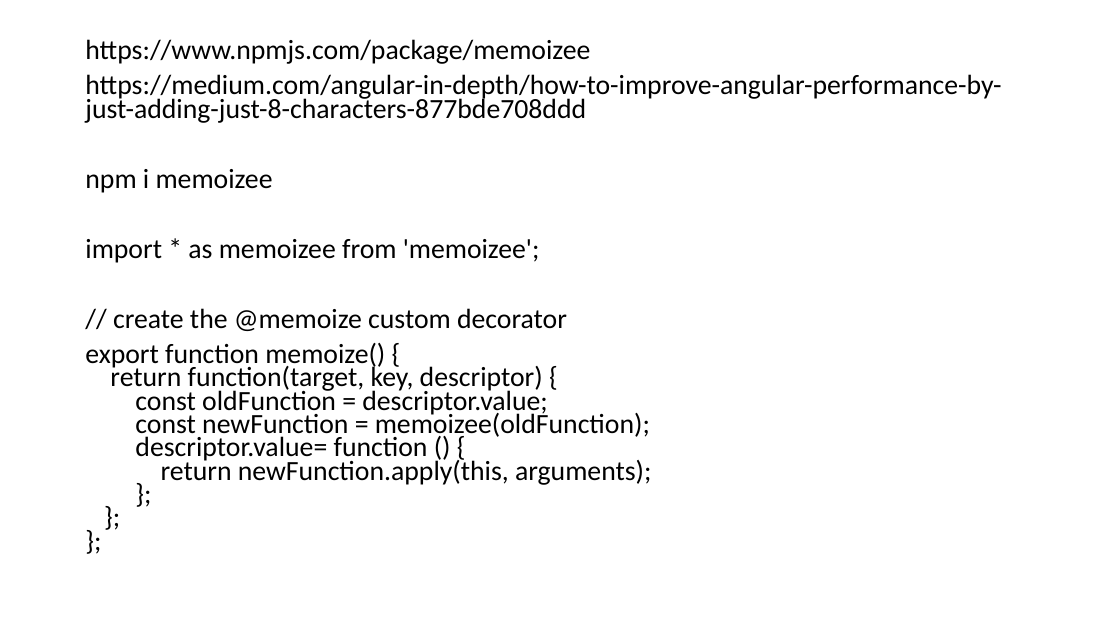
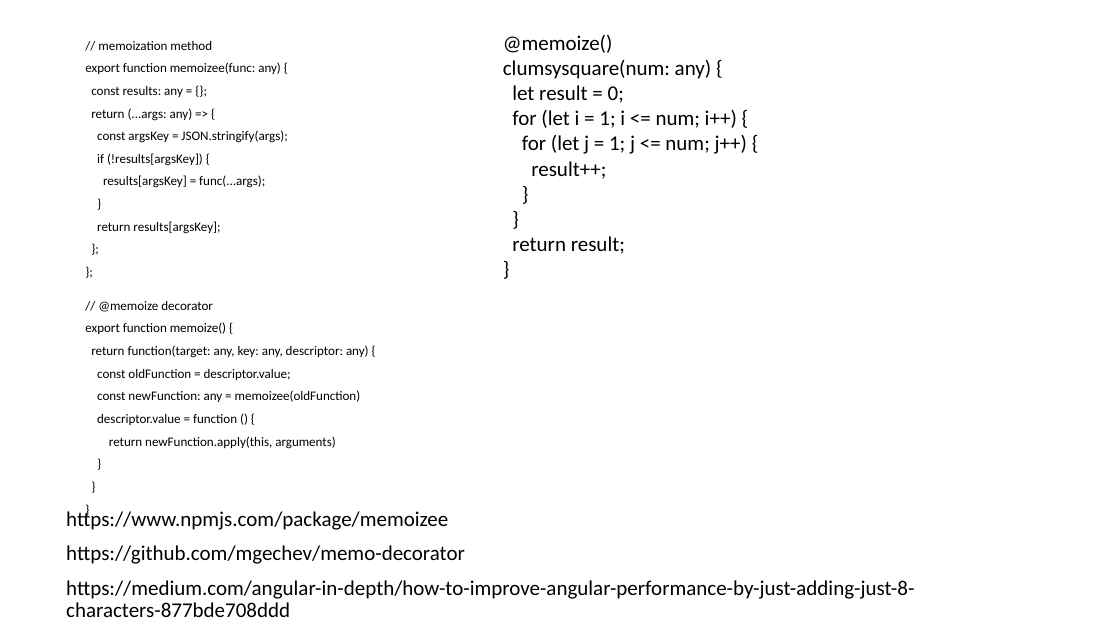
Before and after one commit to marius-oprea/onPush, a slide deck: slide 5 of presentation/Presentation.odp (slide 4 before the commit). Drawn at 1120x630 pixels with LibreOffice and Linux fonts; fonts in the diff are those of the drawing. Boxes give left, top, right and bottom in pixels: in the first picture for what was removed or moved away, otherwise in the second. Text is boxed around its words. In the diff, an @@ line names an element or a change of style, - is before the commit and + after.

```diff
--- a/presentation/Presentation.odp
+++ b/presentation/Presentation.odp
@@ text at [85, 41, 369, 449]: text changed; size 23.8 to 11.2 pt @@
-https://www.npmjs.com/package/memoizee
-https://medium.com/angular-in-depth/how-to-improve-angular-performance-by-just-adding-just-8-characters-877bde708ddd
-npm i memoizee
-import * as memoizee from 'memoizee';
-// create the @memoize custom decorator
-export function memoize() {
-return function(target, key, descriptor) {
-const oldFunction = descriptor.value;
-const newFunction = memoizee(oldFunction);
-descriptor.value= function () {
-return newFunction.apply(this, arguments);
-};
-};
-};
+// memoization method
+export function memoizee(func: any) {
+const results: any = {};
+return (...args: any) => {
+const argsKey = JSON.stringify(args);
+if (!results[argsKey]) {
+results[argsKey] = func(...args);
+}
+return results[argsKey];
+};
+};
+// @memoize decorator
+export function memoize() {
+return function(target: any, key: any, descriptor: any) {
+const oldFunction = descriptor.value;
+const newFunction: any = memoizee(oldFunction)
+descriptor.value = function () {
+return newFunction.apply(this, arguments)
+}
+}
+}
@@ text added at [503, 35, 747, 254], 18 pt, text #000000 @@
+@memoize()
+clumsysquare(num: any) {
+let result = 0;
+for (let i = 1; i <= num; i++) {
+for (let j = 1; j <= num; j++) {
+result++;
+}
+}
+return result;
+}
@@ text added at [66, 509, 914, 617], 18 pt, text #000000 @@
+https://www.npmjs.com/package/memoizee
+https://github.com/mgechev/memo-decorator
+https://medium.com/angular-in-depth/how-to-improve-angular-performance-by-just-adding-just-8-characters-877bde708ddd
```
Also in this commit, not shown: 1 other slide changed, 1 slide added, 4 other files.
